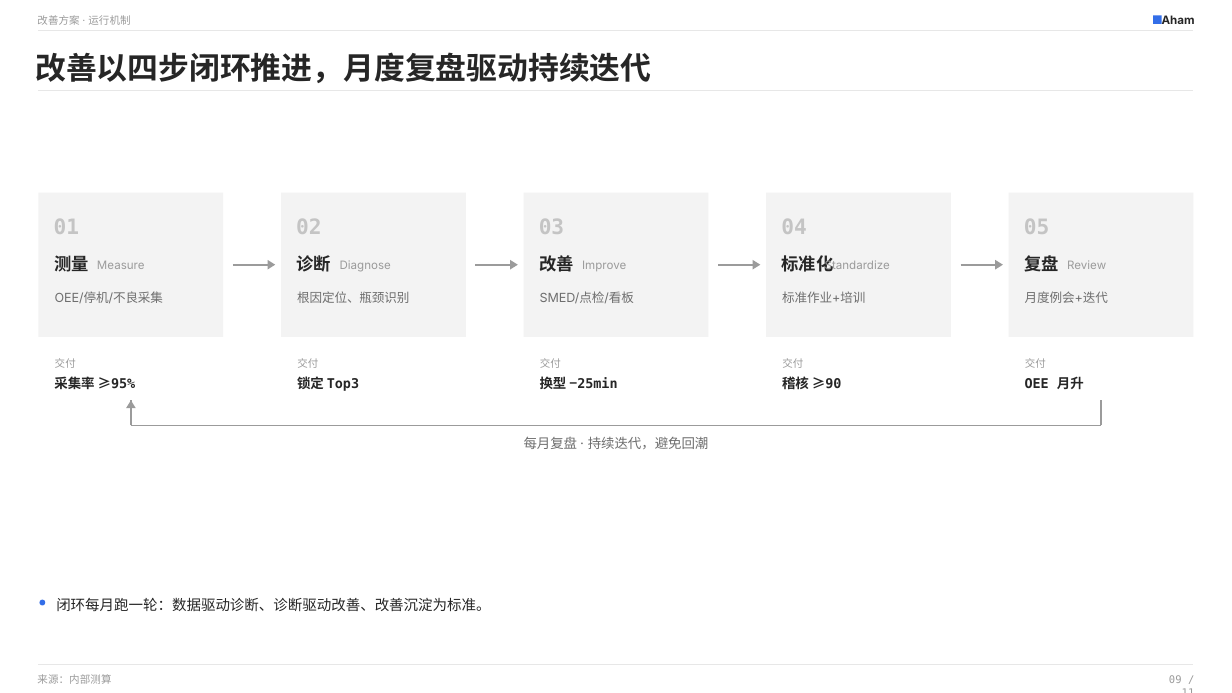
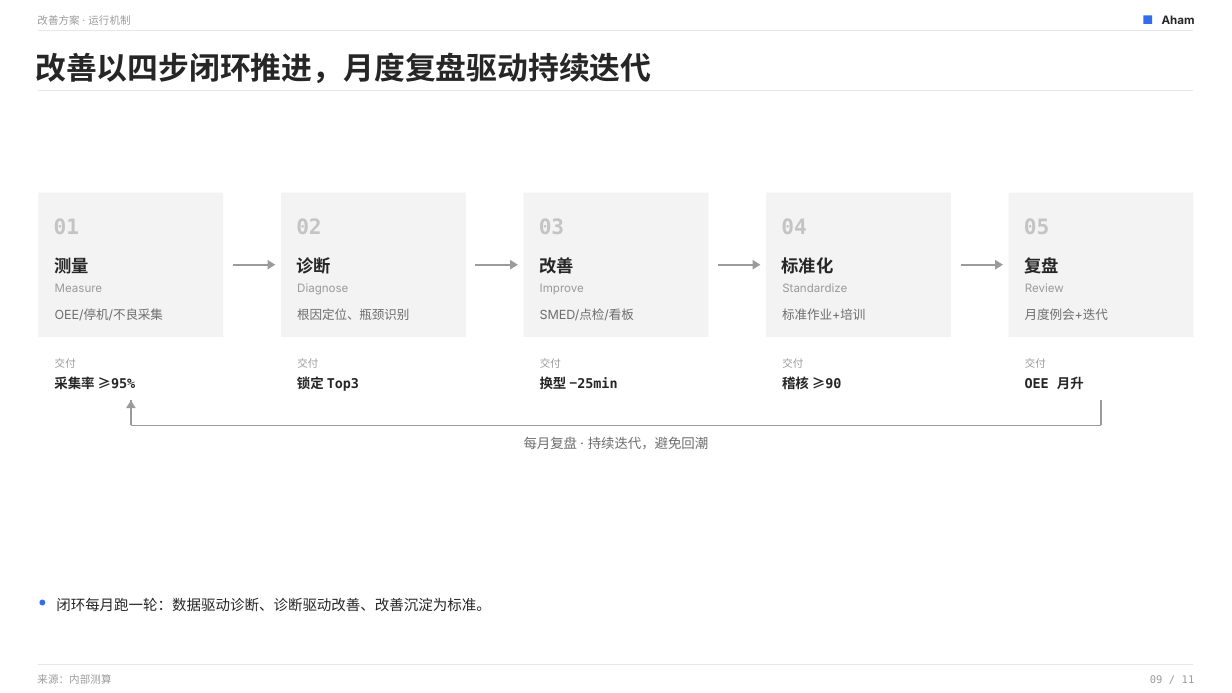
Before and after one commit to li599198347-svg/aham-ppt, a slide deck: slide 9 of examples/aham-ppt-v6.1-demo.pptx. Drawn at 1232x693 pixels with LibreOffice and Linux fonts; fonts in the diff are those of the drawing. Boxes give left, top, right and bottom in pixels: in the first picture for what was removed or moved away, otherwise in the second. Text is boxed around its words. In the diff, an @@ line names an element or a change of style, - is before the commit and + after.

```diff
--- a/examples/aham-ppt-v6.1-demo.pptx
+++ b/examples/aham-ppt-v6.1-demo.pptx
@@ rectangle: place and size @@
-rectangle at (1153, 16, 1162, 24)
+rectangle at (1144, 16, 1153, 24)
@@ text "Measure": place and size @@
-text "Measure" at (97, 261, 145, 269)
+text "Measure" at (55, 284, 103, 292)
@@ text "Diagnose": place and size @@
-text "Diagnose" at (340, 260, 391, 272)
+text "Diagnose" at (297, 284, 348, 295)
@@ text "Improve": place and size @@
-text "Improve" at (582, 261, 626, 271)
+text "Improve" at (540, 284, 584, 294)
@@ text "Standardize" rewrapped from (825, 259, 890, 272) to (782, 283, 847, 292) @@
@@ text "Review": place and size @@
-text "Review" at (1067, 260, 1106, 269)
+text "Review" at (1025, 283, 1064, 292)
@@ text "OEE/停机/不良采集": place and size @@
-text "OEE/停机/不良采集" at (55, 291, 164, 304)
+text "OEE/停机/不良采集" at (55, 308, 164, 321)
@@ text "根因定位、瓶颈识别": place and size @@
-text "根因定位、瓶颈识别" at (297, 291, 409, 303)
+text "根因定位、瓶颈识别" at (297, 308, 409, 320)
@@ text "SMED/点检/看板": place and size @@
-text "SMED/点检/看板" at (540, 291, 634, 304)
+text "SMED/点检/看板" at (540, 308, 634, 321)
@@ text "标准作业+培训": place and size @@
-text "标准作业+培训" at (782, 291, 865, 303)
+text "标准作业+培训" at (782, 308, 865, 320)
@@ text "月度例会+迭代": place and size @@
-text "月度例会+迭代" at (1025, 291, 1108, 303)
+text "月度例会+迭代" at (1025, 308, 1108, 320)
@@ text "09 / 11" rewrapped from (1169, 675, 1182, 683) to (1150, 675, 1195, 683) @@
```
Also in this commit, not shown: 10 other slides changed, 10 other files.
